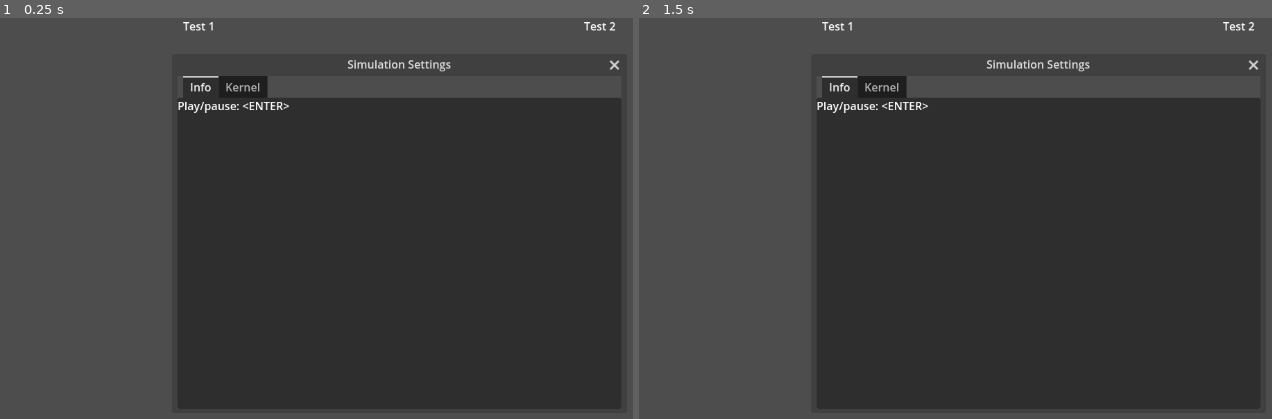
Above: before the commit, frames 1-2 (left to right).
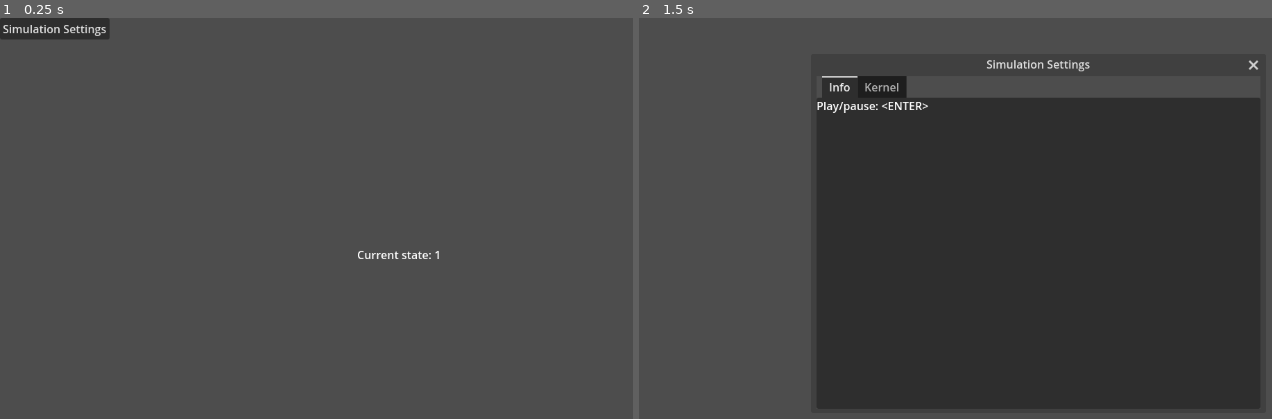
Above: after the commit, the same moments.

Repository: trite/automata-godot
Game: Godot game, scene res://simulation_testbench.tscn
Same seed, same stepped clock (60 frames per second), same inputs: the game is played once before the commit and once after it.
Inputs (mouse positions are in pixels of both pictures, inside the frame that each line leads up to):
- Up to frame 1 (0.25 s): no input
- Up to frame 2 (1.5 s): click (695, 30) at 0.5 s, where only the run after the commit has a clickable "Simulation Settings"; tap Enter (ui_accept) at 1.25 s; hold Enter (ui_accept) from 1.28 s (still down)

The runs differ from the first frame. In frame 1, 56% of the frame differs, in the area x 0-99%, y 0-98%; in frame 2, 0.1%.

Commit message:
More UI setup

Diff:
--- a/SimulationTestbench.gd
+++ b/SimulationTestbench.gd
@@ -1,6 +1,22 @@
 extends Control
 
 var weights := [ 1.0, 1.0, 1.0, 1.0, 0.0, 1.0, 1.0, 1.0, 1.0]
+
+enum SimulationState {
+	PAUSE_REQUESTED,
+	PAUSED,
+	RUN_REQUESTED,
+	RUNNING,
+	# STEP_REQUESTED,
+	# STEPPING
+}
+
+var simulationState := SimulationState.PAUSED
+
+func makeDebugInfo():
+	$VBoxContainer/BodyRow/DebugInfo.text = \
+		"Current state: " + str(simulationState)
+
 
 func updateWeights(newWeights):
 	weights = newWeights
@@ -29,18 +45,36 @@
 
 # Called when the node enters the scene tree for the first time.
 func _ready():
-	pass # Replace with function body.
-
+	makeDebugInfo()
 
 # Called every frame. 'delta' is the elapsed time since the previous frame.
 func _process(_delta):
-	pass
+	match simulationState:
+		SimulationState.PAUSE_REQUESTED:
+			# TODO: Pause simulation here
+			simulationState = SimulationState.PAUSED
+
+		SimulationState.RUN_REQUESTED:
+			# TODO: Start simulation here
+			simulationState = SimulationState.RUNNING
+
+		SimulationState.PAUSED:
+			pass
+
+		SimulationState.RUNNING:
+			# TODO: Any processing logic during simulation
+			pass
+
+		_:
+			pass
+
+	makeDebugInfo()
 
 func _on_simulation_settings_window_close_requested():
-	$VBoxContainer/HBoxContainer/ShowSimSettings.visible = true
+	$VBoxContainer/HeaderRow/ShowSimSettings.visible = true
 
 func _on_show_sim_settings_pressed():
-	$VBoxContainer/HBoxContainer/ShowSimSettings.visible = false
+	$VBoxContainer/HeaderRow/ShowSimSettings.visible = false
 	$SimulationSettingsWindow.visible = true
 
 
@@ -57,3 +91,22 @@
 		float(wv.get_node("Bottom").text),
 		float(wv.get_node("BottomRight").text)
 	])
+
+func toggleSimulationState():
+	match simulationState:
+		SimulationState.PAUSED:
+			simulationState = SimulationState.RUN_REQUESTED
+		SimulationState.RUNNING:
+			simulationState = SimulationState.PAUSE_REQUESTED
+		_:
+			pass
+
+# func _unhandled_input(event):
+# 	if event.is_action_pressed("ui_accept"):
+# 		toggleSimulationState()
+# 	# match event:
+# 	# 	InputEventKey:
+
+func _input(event):
+	if event.is_action_pressed("ui_accept"):
+		toggleSimulationState()
--- a/simulation_testbench.tscn
+++ b/simulation_testbench.tscn
@@ -22,50 +22,30 @@
 grow_horizontal = 2
 grow_vertical = 2
 
-[node name="HBoxContainer" type="HBoxContainer" parent="VBoxContainer"]
-layout_mode = 2
-
-[node name="ShowSimSettings" type="Button" parent="VBoxContainer/HBoxContainer"]
-visible = false
+[node name="HeaderRow" type="HBoxContainer" parent="VBoxContainer"]
+layout_mode = 2
+
+[node name="ShowSimSettings" type="Button" parent="VBoxContainer/HeaderRow"]
 layout_mode = 2
 text = "Simulation Settings"
 
-[node name="Label" type="Label" parent="VBoxContainer/HBoxContainer"]
-layout_mode = 2
-size_flags_horizontal = 3
-text = "Test 1"
-horizontal_alignment = 1
-vertical_alignment = 1
-
-[node name="Label2" type="Label" parent="VBoxContainer/HBoxContainer"]
-layout_mode = 2
-size_flags_horizontal = 3
-text = "Test 2"
-horizontal_alignment = 1
-vertical_alignment = 1
-
-[node name="HBoxContainer2" type="HBoxContainer" parent="VBoxContainer"]
+[node name="BodyRow" type="HBoxContainer" parent="VBoxContainer"]
 layout_mode = 2
 size_flags_vertical = 3
 
-[node name="Label" type="Label" parent="VBoxContainer/HBoxContainer2"]
+[node name="DebugInfo" type="Label" parent="VBoxContainer/BodyRow"]
 layout_mode = 2
 size_flags_horizontal = 3
 text = "Test 3"
 horizontal_alignment = 1
 vertical_alignment = 1
 
-[node name="Label2" type="Label" parent="VBoxContainer/HBoxContainer2"]
-layout_mode = 2
-size_flags_horizontal = 3
-text = "Test 4"
-horizontal_alignment = 1
-vertical_alignment = 1
-
 [node name="SimulationSettingsWindow" type="Window" parent="."]
+handle_input_locally = false
 title = "Simulation Settings"
 initial_position = 1
 size = Vector2i(640, 480)
+visible = false
 script = ExtResource("1_32rpe")
 
 [node name="Tabs" type="TabContainer" parent="SimulationSettingsWindow"]
@@ -79,7 +59,7 @@
 visible = false
 layout_mode = 2
 
-[node name="Label" type="Label" parent="SimulationSettingsWindow/Tabs/Info"]
+[node name="InfoLabel" type="Label" parent="SimulationSettingsWindow/Tabs/Info"]
 layout_mode = 2
 text = "Play/pause: <ENTER>"
 
@@ -219,7 +199,7 @@
 layout_mode = 2
 text = "Apply New Weights"
 
-[connection signal="pressed" from="VBoxContainer/HBoxContainer/ShowSimSettings" to="." method="_on_show_sim_settings_pressed"]
+[connection signal="pressed" from="VBoxContainer/HeaderRow/ShowSimSettings" to="." method="_on_show_sim_settings_pressed"]
 [connection signal="close_requested" from="SimulationSettingsWindow" to="." method="_on_simulation_settings_window_close_requested"]
 [connection signal="close_requested" from="SimulationSettingsWindow" to="SimulationSettingsWindow" method="_on_close_requested"]
 [connection signal="pressed" from="SimulationSettingsWindow/Tabs/Kernel/CellWeights/NewWeights/ApplyWeights" to="." method="_on_apply_weights_pressed"]
